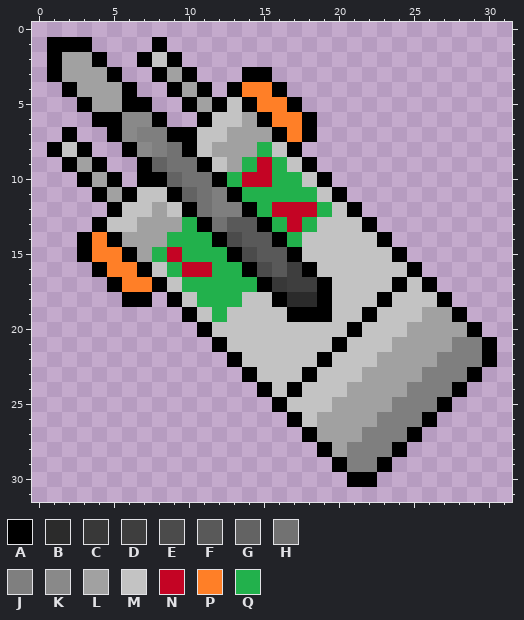
Pixel-art sprite: images/robot-img/manny-cursor-5.png. Above: the version before the commit.
The file is 32x32 pixels. Colours within 5 levels of each other are drawn and written as one.
Palette (. is transparent): A #000000  B #2b2b2b  C #383838  D #3e3e3e  E #4b4b4b  F #595959  G #636363  H #727272  J #7f7f7f  K #898989  L #a1a1a1  M #c3c3c3  N #c40424  P #ff7f27  Q #22b14c
Pixels before, first column x 1:
 1 AAA....A......................
 2 ALLA..AMA.....................
 3 ALLLA..ALA...AA...............
 4 .ALLLA..ALA.APPA..............
 5 ..ALLAA..ALAMAPPA.............
 6 ...AAKKA..AMMLAPPA............
 7 .A..AKJJAAMMLLLAPA............
 8 AMA..AKJHAMLLLQMA.............
 9 .ALA..AGHHAMLQNQMA............
10 ..ALA.AAGHHAQNNQQMA...........
11 ...ALAMMAGHJAQQQQQMA..........
12 ....AMMLMAHJJAQNNNQMA.........
13 ...AMMLLLQAHFFAQNQMMMA........
14 ..APALLLQQQAEFFAQMMMMMA.......
15 ..APPALQNQQQAEFFAMMMMMMA......
16 ...APPAMQNNQQAEFDAMMMMMMA.....
17 ....APPAMQQQQQACDDAMMMMAMA....
18 .....AA.AMQQQMMABBAMMMAMMMA...
19 .........AMQMMMMAAAMMAMMMLLA..
20 ..........AMMMMMMMMMAMMMLLLLA.
21 ...........AMMMMMMMAMMMLLLLJJA
22 ............AMMMMMAMMMLLLLJJJA
23 .............AMMMAMMMLLLLJJJA.
24 ..............AMAMMMLLLLJJJA..
25 ...............AMMMLLLLJJJA...
26 ................AMLLLLJJJA....
27 .................ALLLJJJA.....
28 ..................ALJJJA......
29 ...................AJJA.......
30 ....................AA........
The same view after the edit:
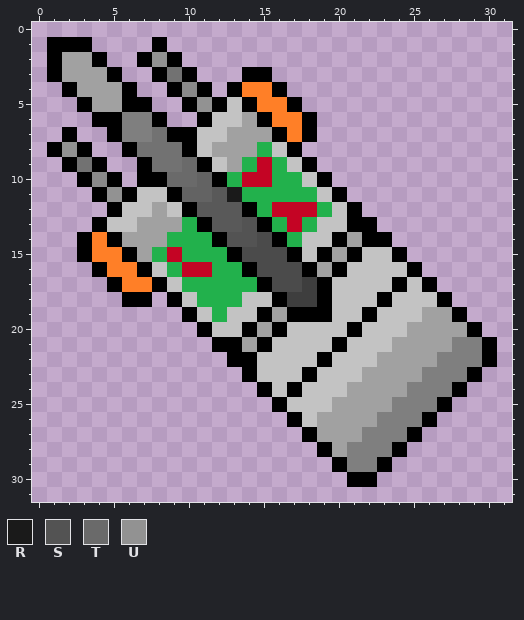
Colours new in this view: R #1a1a1a  S #535353  T #6a6a6a  U #929292
Message: changed Manny cursor and updated var names
From old to new:
y 2: x 8 M -> U
y 3: x 9 L -> H
y 4: x 10 L -> K
y 5: x 11 L -> U
y 6: x 6..7 KK -> JJ
y 7: x 6 K -> J; x 8 J -> H
y 8: x 2 M -> U; x 7..8 KJ -> HH
y 9: x 3 L -> H; x 8 G -> H; x 10 H -> T
y 10: x 4 L -> K; x 9..11 GHH -> TTG
y 11: x 5 L -> U; x 11..13 HJA -> GFR
y 12: x 11..13 HJJ -> FFF
y 13: x 12 H -> F; x 14 F -> S; x 21 M -> A
y 14: x 13..15 EFF -> SSE; x 20..22 MMM -> ALA
y 15: x 15..16 FF -> EE; x 19..21 MMM -> ALA
y 16: x 16..17 FD -> EE; x 19..20 MM -> LA
y 17: x 16..17 CD -> EE
y 18: x 17..18 BB -> DD
y 19: x 15..16 MM -> AL
y 20: x 14..16 MMM -> ALA
y 21: x 13..15 MMM -> ALA
y 22: x 14 M -> A
Pixel boxes of the changes (left, top, right, bottom) in both pictures:
changed: (62, 52, 377, 367)
